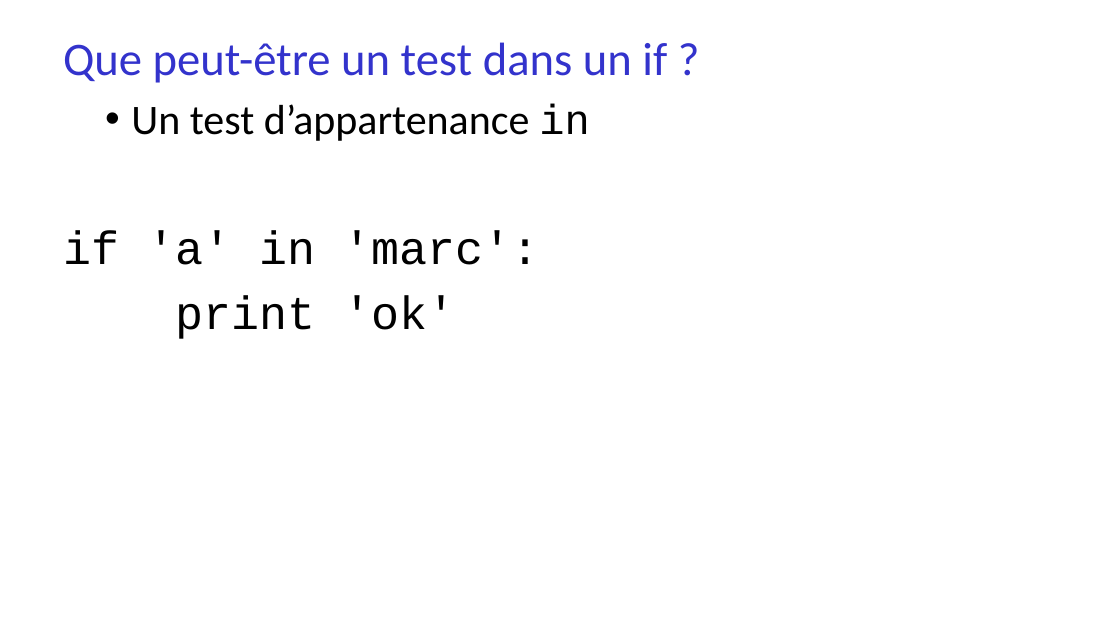
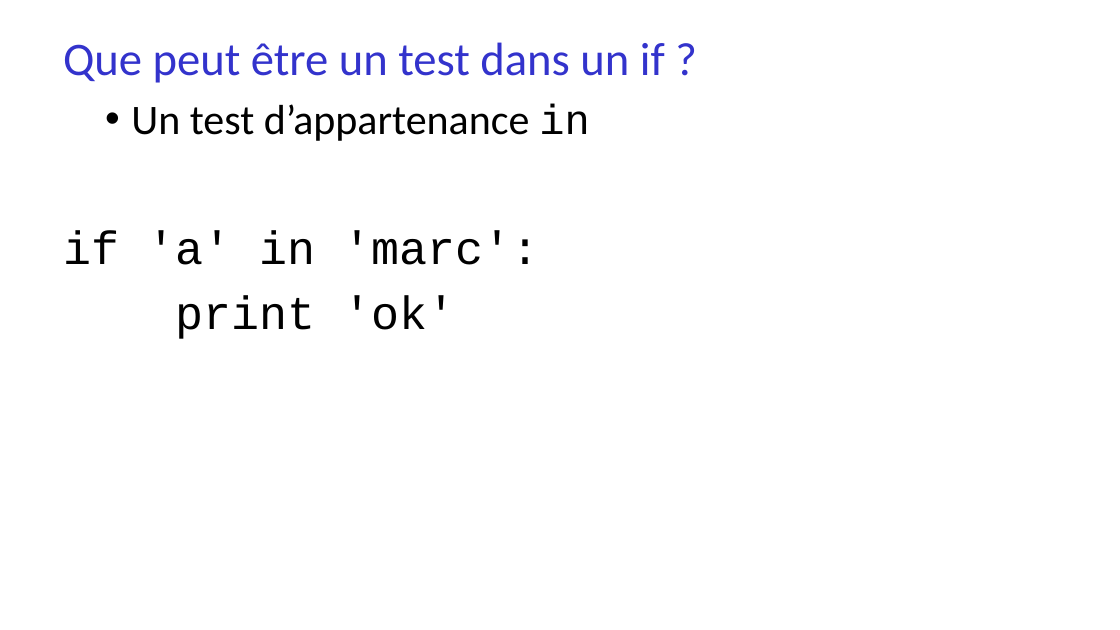
Before and after one commit to parmentelat/flotpython-archive, a slide deck: slide 3 of semaine3/CO12AL-W3-VIDEO07-SLIDE01.pptx. Drawn at 1120x630 pixels with LibreOffice and Linux fonts; fonts in the diff are those of the drawing. Boxes give left, top, right and bottom in pixels: in the first picture for what was removed or moved away, otherwise in the second. Text is boxed around its words. In the diff, an @@ line names an element or a change of style, - is before the commit and + after.

```diff
--- a/semaine3/CO12AL-W3-VIDEO07-SLIDE01.pptx
+++ b/semaine3/CO12AL-W3-VIDEO07-SLIDE01.pptx
@@ text at [63, 42, 665, 83]: text changed @@
-Que peut-être un test dans un if ?
+Que peut être un test dans un if ?
```
Also in this commit, not shown: 4 other slides changed, 1 other file.
